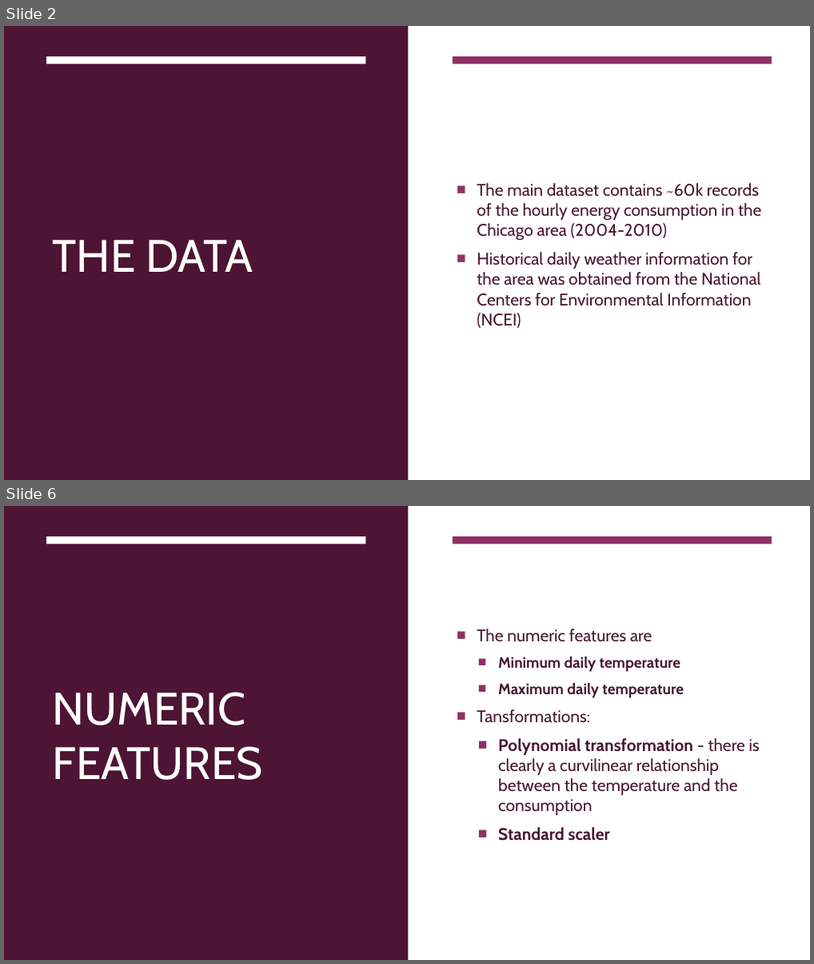
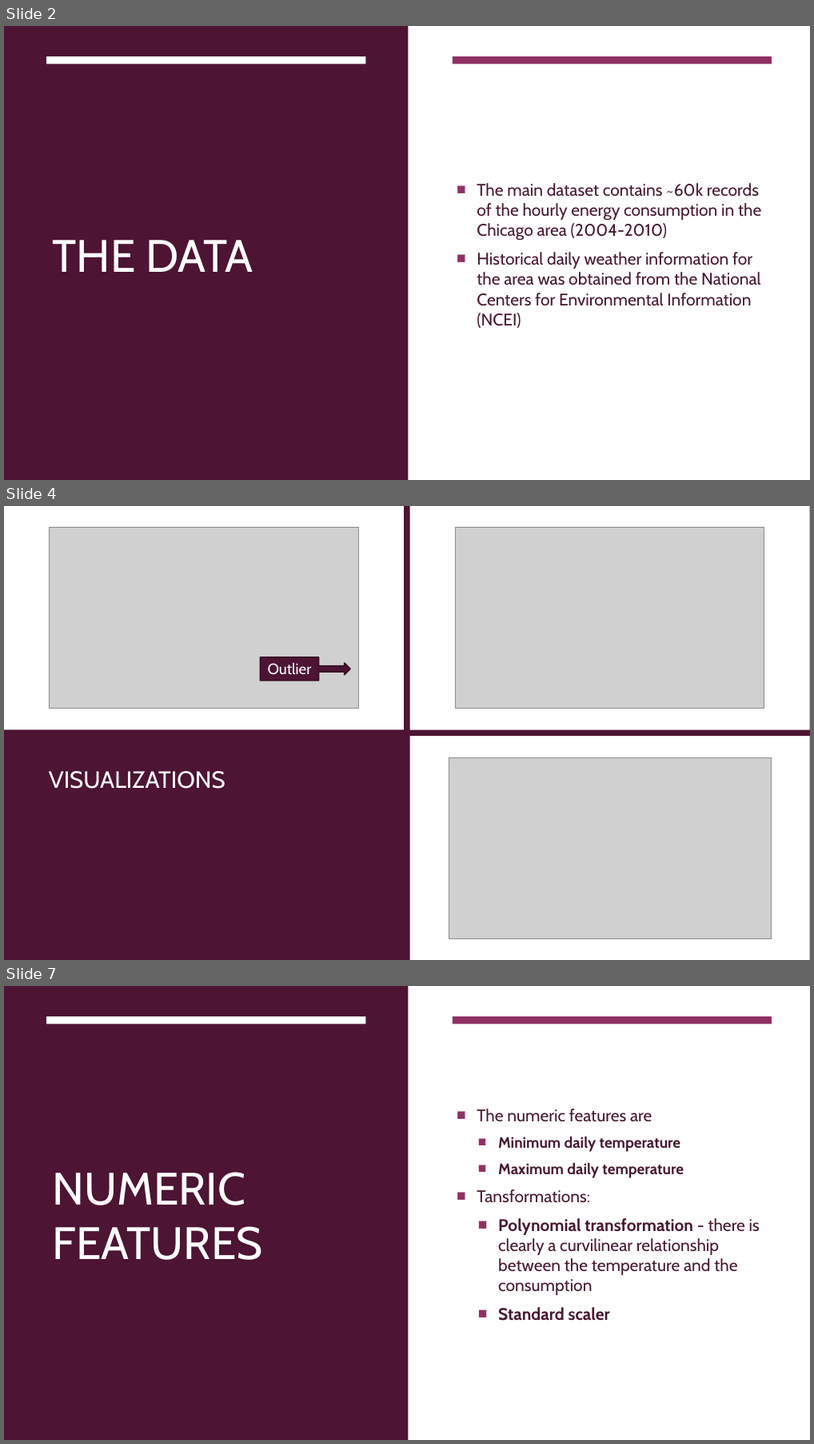
Before and after one commit to rudymalhi/data-science-course-final-project, a slide deck: Energy Consumtion Presentation.pptx. Shown one above the other, each under a label of ours: slides 2 and 6 before the commit, slides 2, 4 and 7 after it; the slides between them are not shown. The pictures are 814x964 and 814x1444 pixels, drawn with LibreOffice and Linux fonts; fonts in the diff are those of the drawing; grey boxes stand for pictures. Boxes give left, top, right and bottom in pixels: in the first picture for what was removed or moved away, otherwise in the second. Text is boxed around its words. In the diff, an @@ line names an element or a change of style, - is before the commit and + after.

```diff
--- a/Energy Consumtion Presentation.pptx
+++ b/Energy Consumtion Presentation.pptx
@@ slide 4 added at bbox=[4, 506, 810, 960], background #3D3D3D @@
@@ rectangle added at bbox=[4, 506, 810, 960], fill #FFFFFF @@
@@ picture added at bbox=[49, 527, 359, 708] @@
@@ rectangle added at bbox=[405, 506, 410, 960], fill #4D1434 @@
@@ picture added at bbox=[456, 527, 765, 708] @@
@@ right arrow callout added at bbox=[261, 657, 350, 680], fill #4D1434, outline #390F26 1.75 pt, 18 pt, text #FFFFFF @@
+Outlier
@@ rectangle added at bbox=[4, 730, 407, 960], fill #4D1434 @@
@@ rectangle added at bbox=[4, 730, 810, 736], fill #4D1434 @@
@@ picture added at bbox=[449, 758, 772, 939] @@
@@ title added at bbox=[49, 771, 226, 788], 28 pt, text #FFFFFF @@
+VISUALIZATIONS
@@ what was slide 6 is now slide 7 @@
```
Also in this commit, not shown: 2 slides changed, 2 other slides added, 2 slides removed.
